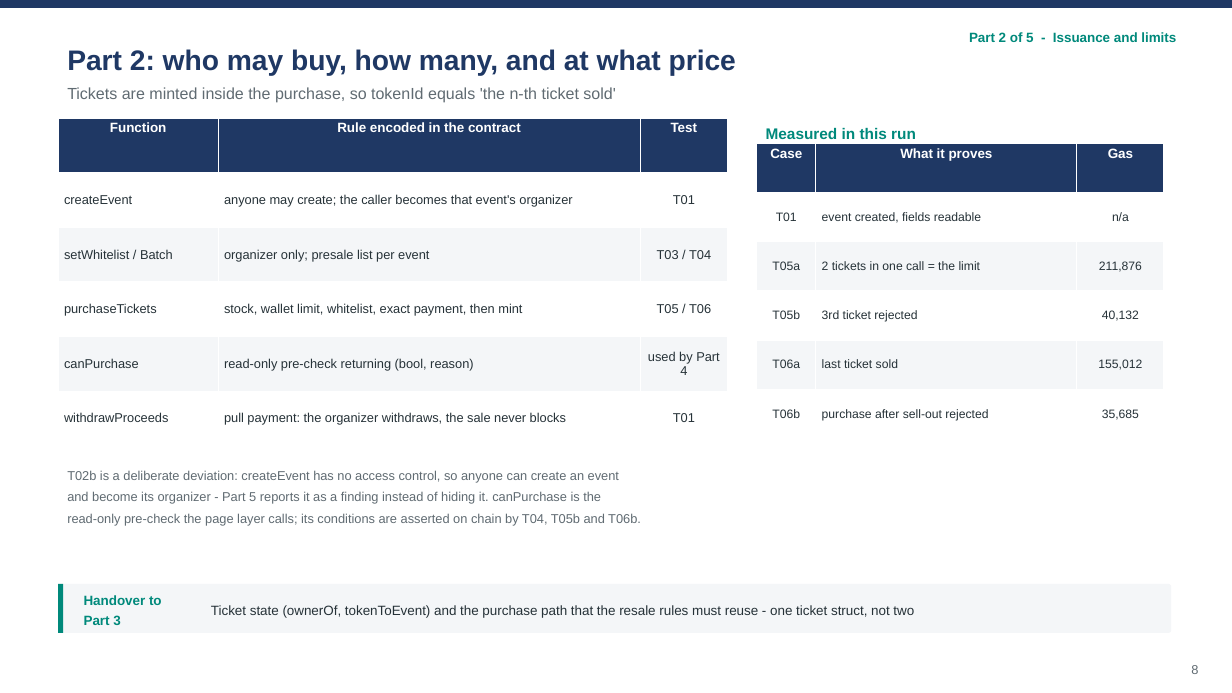
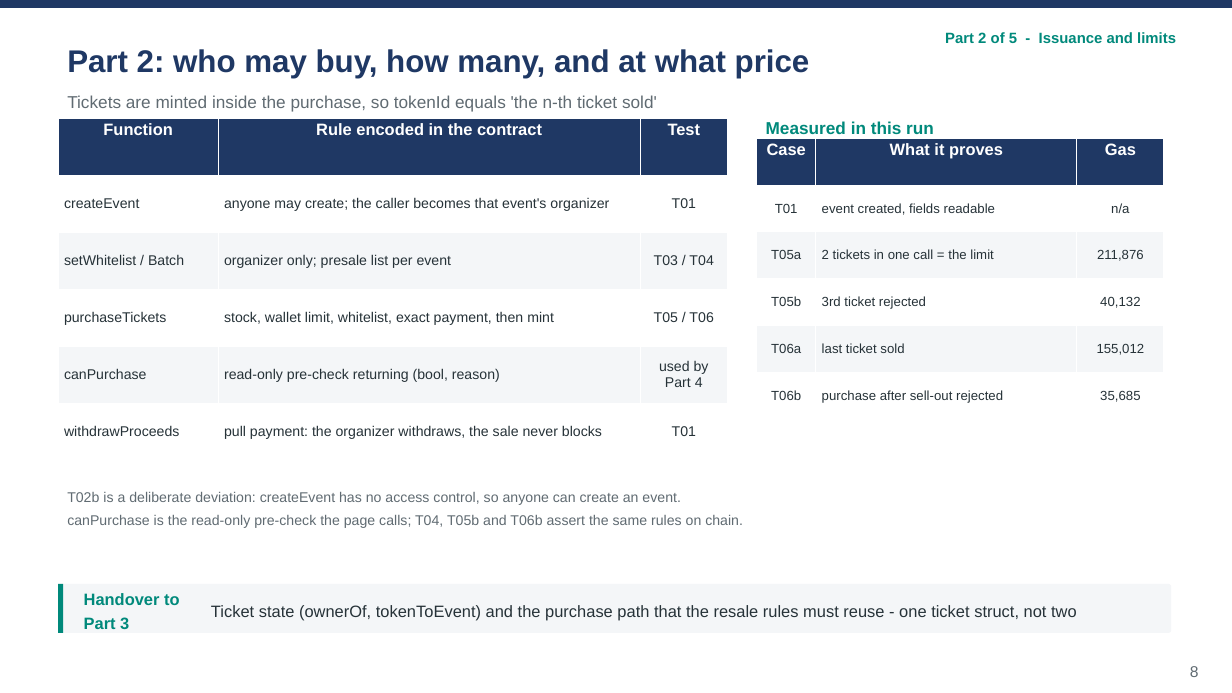
Before and after one commit to wangzai-dao/FTEC5520_AntiScalping, a slide deck: slide 8 of presentation/final_presentation.pptx. Drawn at 1232x693 pixels with LibreOffice and Linux fonts; fonts in the diff are those of the drawing. Boxes give left, top, right and bottom in pixels: in the first picture for what was removed or moved away, otherwise in the second. Text is boxed around its words. In the diff, an @@ line names an element or a change of style, - is before the commit and + after.

```diff
--- a/presentation/final_presentation.pptx
+++ b/presentation/final_presentation.pptx
@@ text "Part 2: who may buy, ..." at (67,49,810,78): size 22 to 24.4 pt @@
@@ text "Part 2 of 5 - ...": place and size @@
-text "Part 2 of 5 - ..." at (969,32,1176,42)
+text "Part 2 of 5 - ..." at (945,31,1176,47)
@@ text "Part 2 of 5 - ..." at (945,31,1176,47): size 10.5 to 11.6 pt @@
@@ text "Tickets are minted inside the ...": place and size @@
-text "Tickets are minted inside the ..." at (67,87,615,103)
+text "Tickets are minted inside the ..." at (67,95,657,112)
@@ text "Tickets are minted inside the ..." at (67,95,657,112): size 12.5 to 13.4 pt @@
@@ table at (58,118,727,460) @@
@@ size 10.5 to 12.8 pt in "Function", "Rule encoded in the contract", "Test" @@
@@ size 10 to 11 pt @@
@@ text "Measured in this run": place and size @@
-text "Measured in this run" at (766,128,916,139)
+text "Measured in this run" at (766,121,934,134)
@@ text "Measured in this run" at (766,121,934,134): size 12 to 13.4 pt @@
@@ table at (757,139,1165,420) @@
@@ size 10.5 to 12.8 pt in "Case", "What it proves", "Gas" @@
@@ size 9.5 to 10.4 pt in "T01", "event created, fields readable", "n/a", "T05a" and 11 more places @@
@@ table: place and size @@
-table at (757,144,1165,439)
+table at (757,139,1165,420)
@@ text at (67,492,743,528): text changed; size 10 to 11 pt @@
-T02b is a deliberate deviation: createEvent has no access control, so anyone can create an event
-and become its organizer - Part 5 reports it as a finding instead of hiding it. canPurchase is the
-read-only pre-check the page layer calls; its conditions are asserted on chain by T04, T05b and T06b.
+T02b is a deliberate deviation: createEvent has no access control, so anyone can create an event.
+canPurchase is the read-only pre-check the page calls; T04, T05b and T06b assert the same rules on chain.
@@ text "Handover to Part 3" at (84,593,179,629): size 10.5 to 12.8 pt @@
@@ text "Ticket state (ownerOf, tokenToEvent) and ..." at (211,605,1077,621): size 10.5 to 12.8 pt @@
@@ text "8" at (1190,666,1199,677): size 10 to 12.2 pt @@
```
Also in this commit, not shown: 22 other slides changed, 2 other files.
